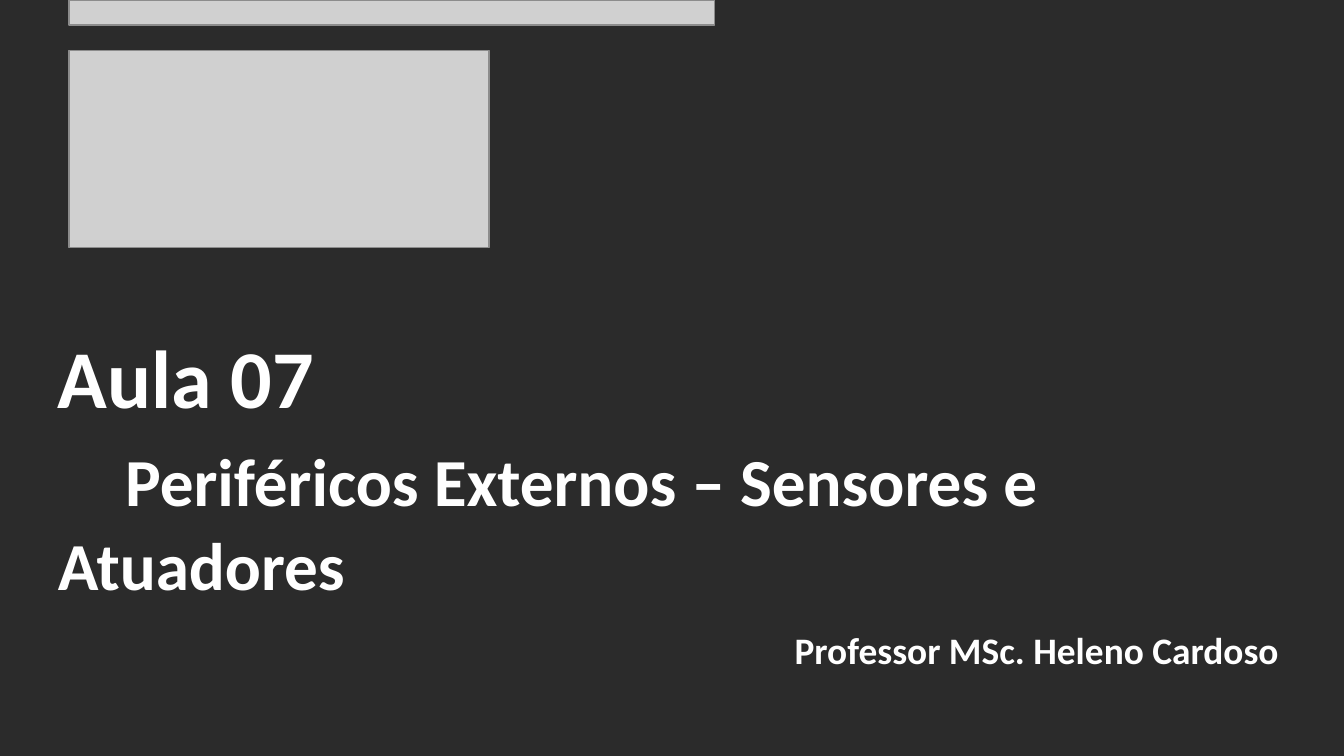
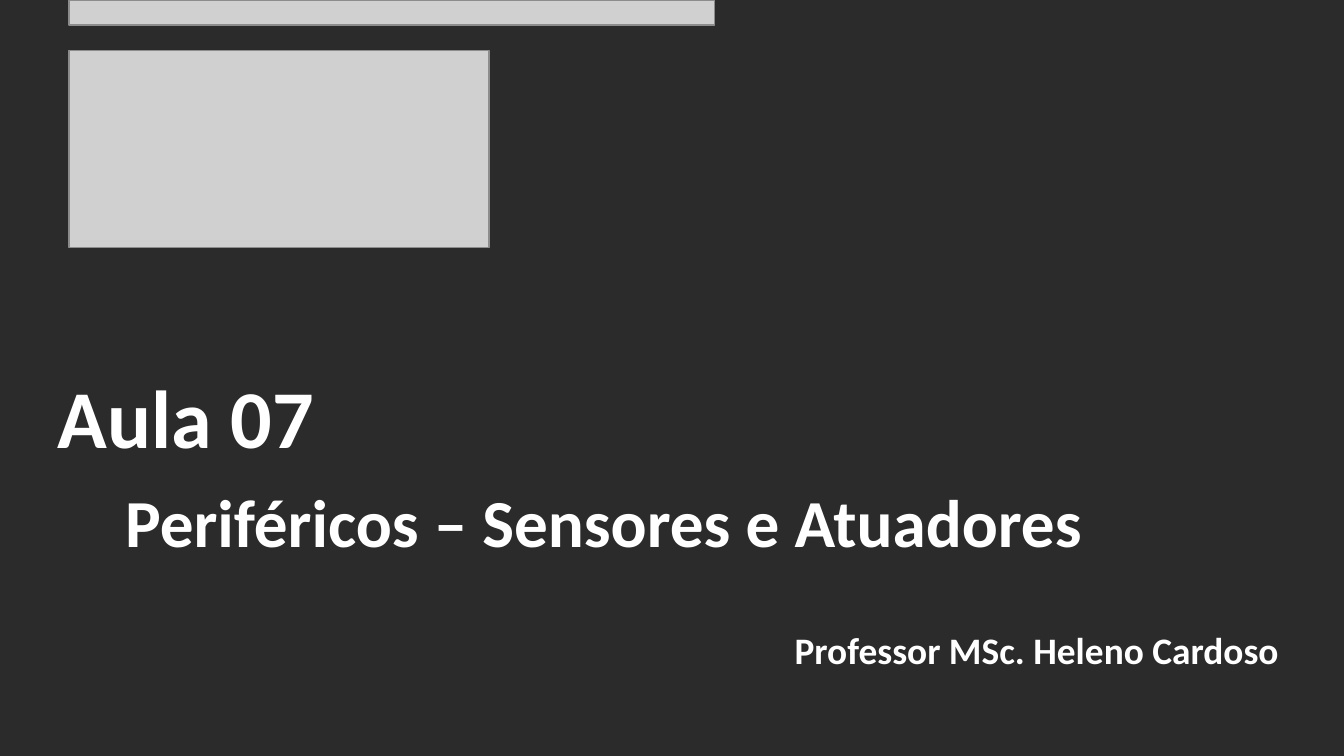
Before and after one commit to CloudEducationBrazil/WydenArea1ProgramacaoMicrocontroladores, a slide deck: slide 2 of 01 Classes/Aula 07 - Programação Microcontroladores - Periféricos Externos- Protocolos Sensores e Atuadores.pptx. Drawn at 1344x756 pixels with LibreOffice and Linux fonts; fonts in the diff are those of the drawing; grey boxes stand for pictures; background and template pictures are left out; a plain dark background stands for a picture behind light text. Boxes give left, top, right and bottom in pixels: in the first picture for what was removed or moved away, otherwise in the second. Text is boxed around its words. In the diff, an @@ line names an element or a change of style, - is before the commit and + after.

Commit message:
Aula 07 Microcontroladores ajuste 17maio2023

```diff
--- a/01 Classes/Aula 07 - Programação Microcontroladores - Periféricos Externos- Protocolos Sensores e Atuadores.pptx
+++ b/01 Classes/Aula 07 - Programação Microcontroladores - Periféricos Externos- Protocolos Sensores e Atuadores.pptx
@@ title at (58, 390, 1082, 548): text changed @@
-Aula 07
-Periféricos Externos – Sensores e Atuadores
+Aula 07
+Periféricos – Sensores e Atuadores
```
